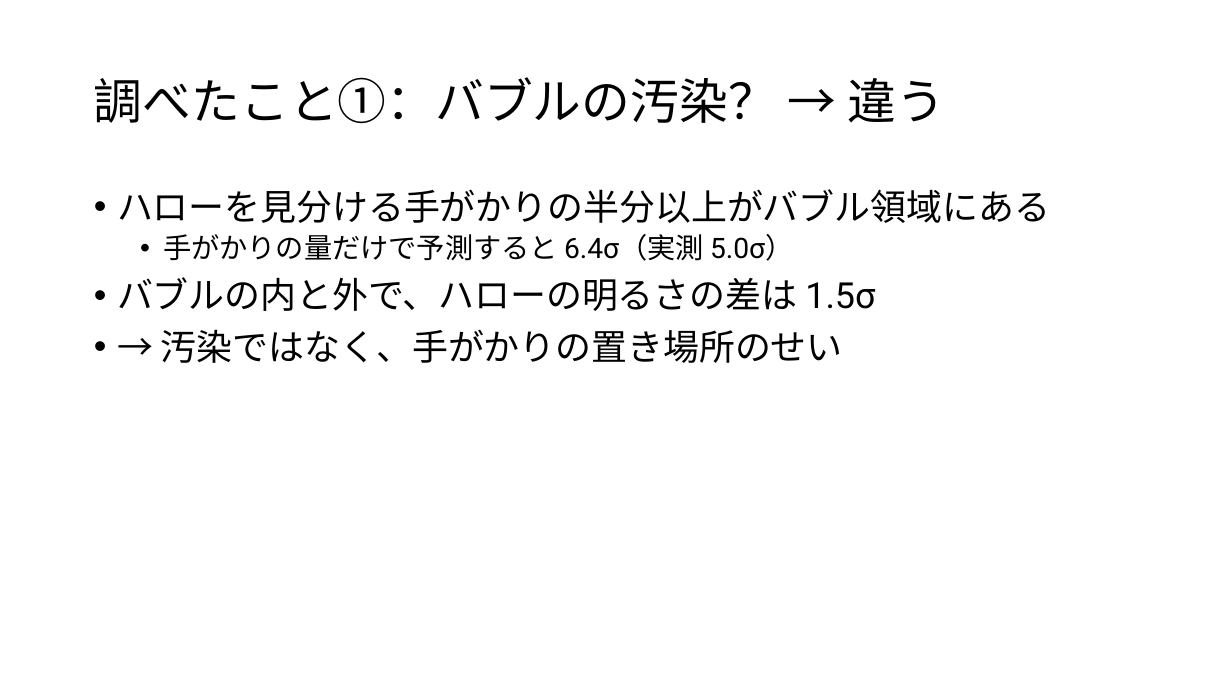
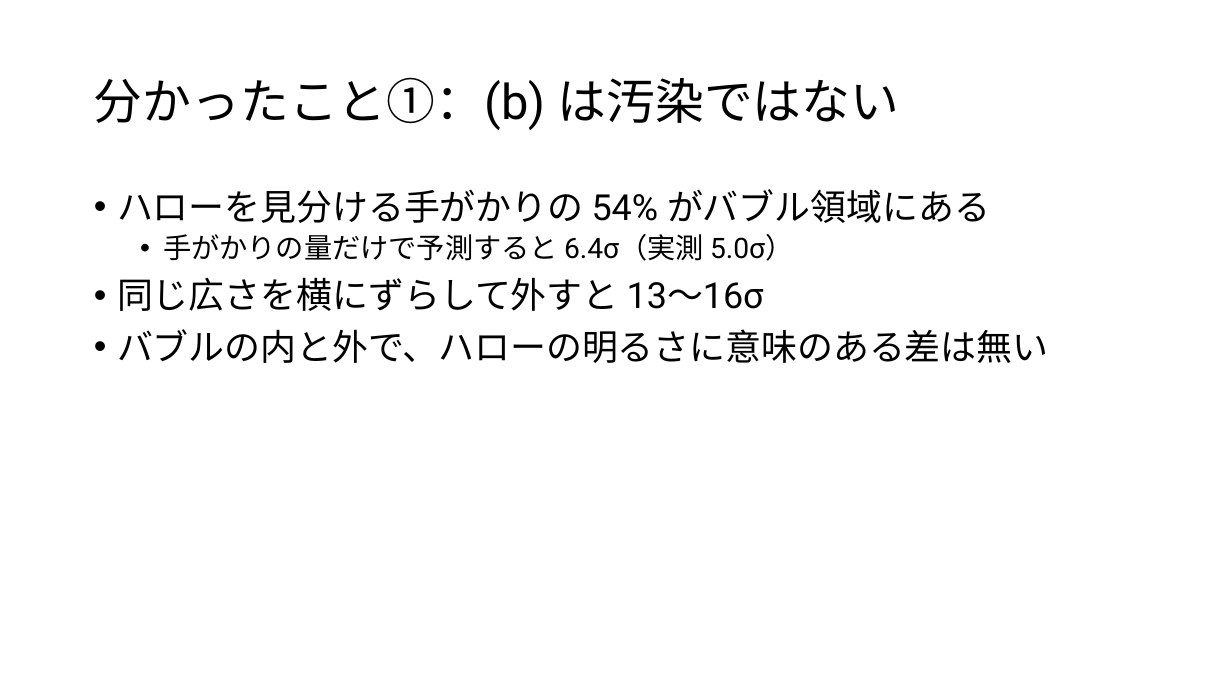
Before and after one commit to Mikann20041029/darkmatter-slides, a slide deck: slide 5 of slides/2026-10-02_研究進捗報告.pptx (slide 6 before the commit). Drawn at 1232x693 pixels with LibreOffice and Linux fonts; fonts in the diff are those of the drawing. Boxes give left, top, right and bottom in pixels: in the first picture for what was removed or moved away, otherwise in the second. Text is boxed around its words. In the diff, an @@ line names an element or a change of style, - is before the commit and + after.

```diff
--- a/slides/2026-10-02_研究進捗報告.pptx
+++ b/slides/2026-10-02_研究進捗報告.pptx
@@ title at [94, 77, 899, 130]: text changed @@
-調べたこと①：バブルの汚染？ → 違う
+分かったこと①：(b) は汚染ではない
@@ text at [117, 189, 990, 223]: text changed @@
-• ハローを見分ける手がかりの半分以上がバブル領域にある
+• ハローを見分ける手がかりの 54% がバブル領域にある
@@ text at [117, 277, 1049, 363]: text changed @@
-• バブルの内と外で、ハローの明るさの差は 1.5σ
-• → 汚染ではなく、手がかりの置き場所のせい
+• 同じ広さを横にずらして外すと 13〜16σ
+• バブルの内と外で、ハローの明るさに意味のある差は無い
```
Also in this commit, not shown: 10 other slides changed, 5 slides added, 2 slides removed, 6 other files.
